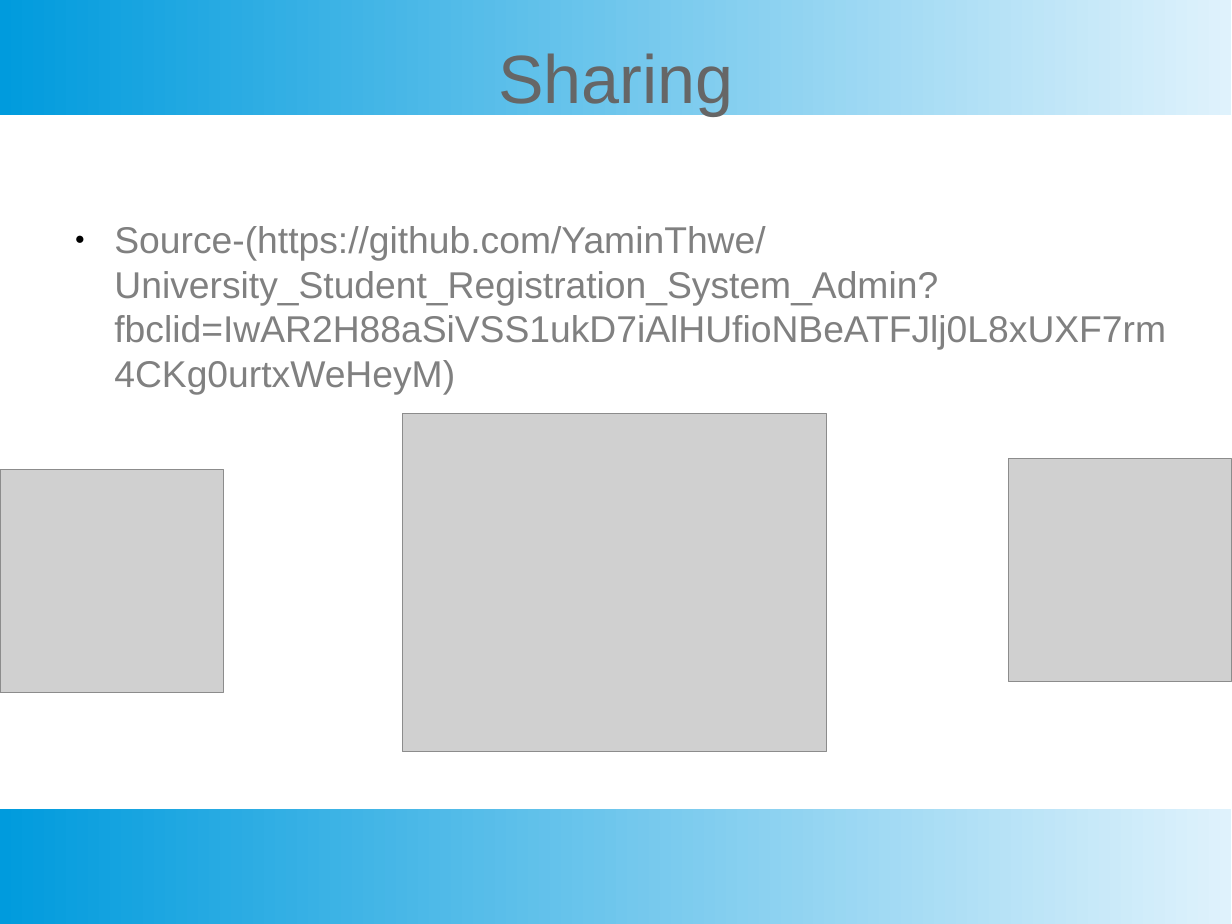
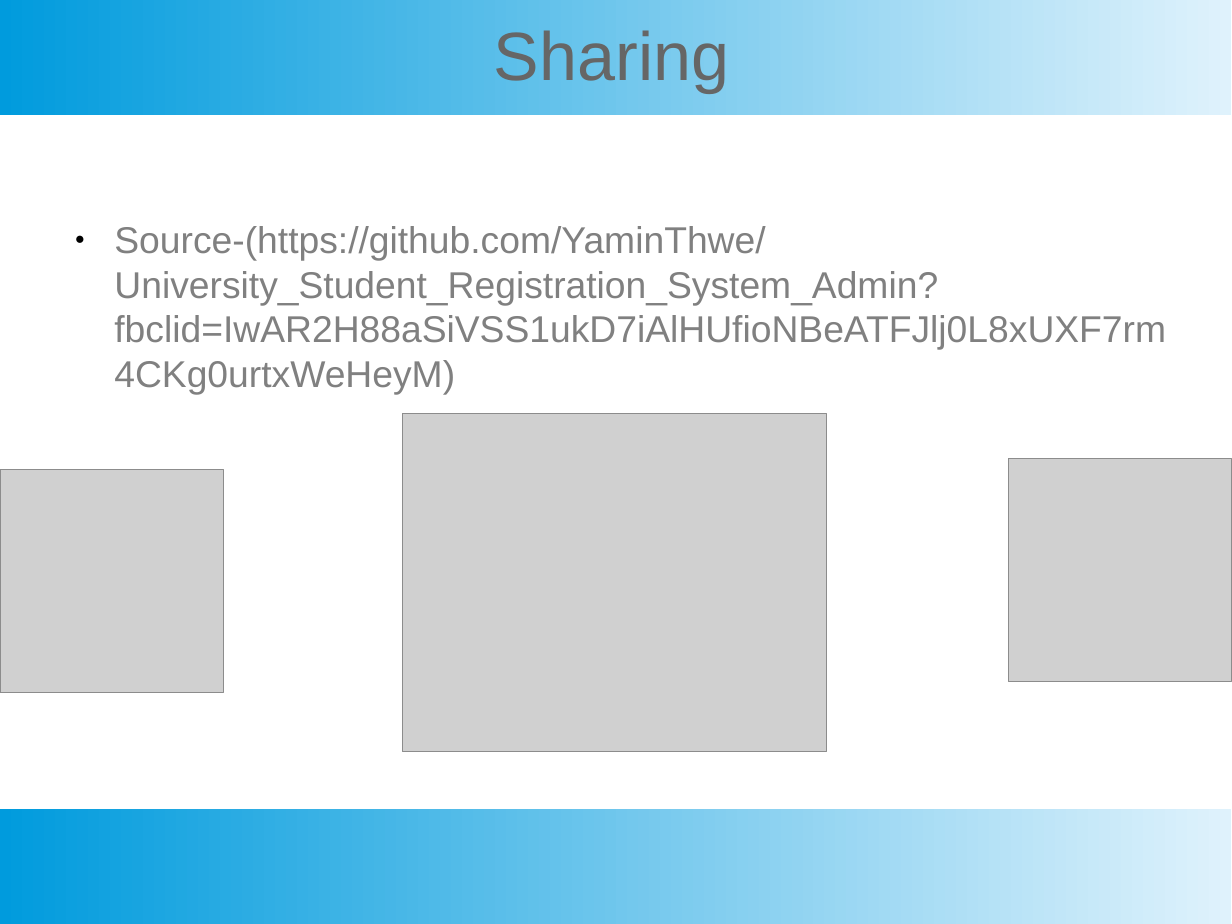
Before and after one commit to heinyekyaw/URSPPP, a slide deck: slide 25 of shout yay.pptx (slide 22 before the commit). Drawn at 1232x924 pixels with LibreOffice and Linux fonts; fonts in the diff are those of the drawing; grey boxes stand for pictures. Boxes give left, top, right and bottom in pixels: in the first picture for what was removed or moved away, otherwise in the second. Text is boxed around its words. In the diff, an @@ line names an element or a change of style, - is before the commit and + after.

```diff
--- a/shout yay.pptx
+++ b/shout yay.pptx
@@ text "Sharing" moved from (x1=498, y1=53, x2=733, y2=115) to (x1=494, y1=30, x2=729, y2=93) @@
```
Also in this commit, not shown: 2 other slides changed, 3 slides added.
